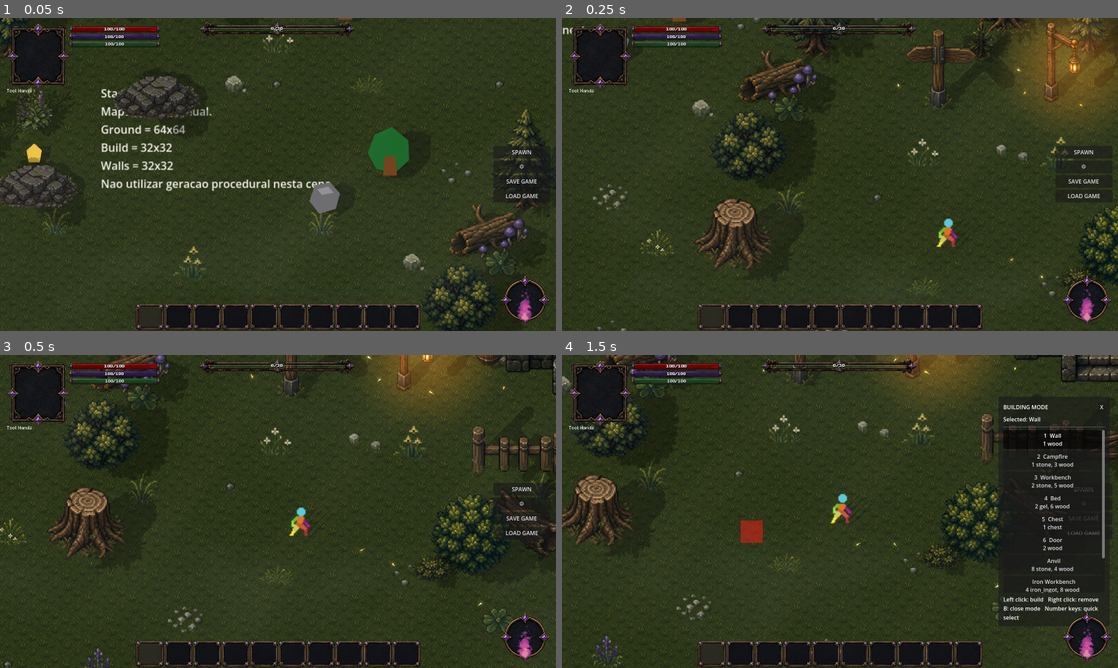
Above: before the commit, frames 1-4 (two rows, left to right).
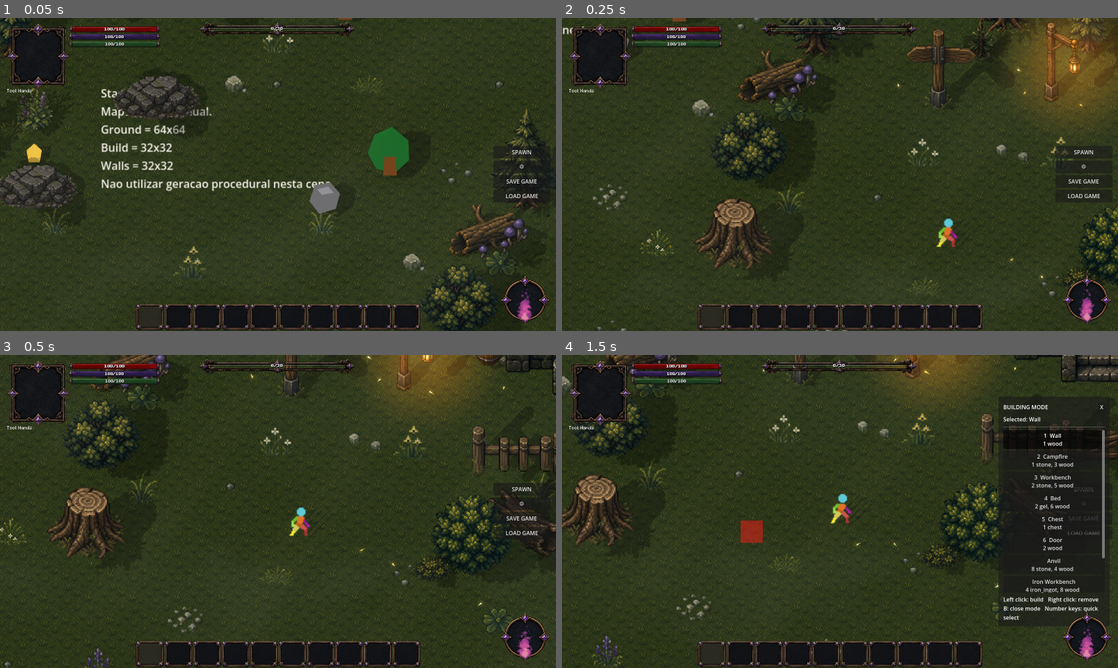
Above: after the commit, the same moments.

Repository: ramonsamagaio/Oathwake-Main
Game: Godot game, scene res://scenes/game/Game.tscn
The game is run twice, just before and just after one commit, with the same random seed, the same clock (stepped at 60 frames per second) and the same inputs. This scene is started directly instead of the project's main scene.
Inputs (mouse positions are in pixels of both pictures, inside the frame that each line leads up to):
- Up to frame 1 (0.05 s): no input
- Up to frame 2 (0.25 s): no input
- Up to frame 3 (0.5 s): no input
- Up to frame 4 (1.5 s): tap Enter at 0.5 s; move the mouse to (962, 495) at 0.52 s; hold D 0.53-1.25 s; tap B at 0.6 s; click (962, 495) at 0.67 s; tap Space at 0.77 s; drag from (728, 527) to (812, 574) at 1.27 s

The runs differ from the first frame. In frame 1, 0.5% of the frame differs, in the area x 0-98%, y 0-99%; in frame 2, 0.3%; in frame 3, 0.3%; in frame 4, 0.2%.

Commit message:
Project the player's active animation frame only

Diff:
--- a/scripts/player/PlayerWorldFeedbackSuite.gd
+++ b/scripts/player/PlayerWorldFeedbackSuite.gd
@@ -121,13 +121,17 @@
 func _apply_player_directional_shadow() -> void:
 	var visual_size := DirectionalShadowRuntime.estimate_target_visual_size(self)
 	var foot_offset := DirectionalShadowRuntime.estimate_target_foot_offset(self)
+	var active_shadow_source: CanvasItem = null
 	if animated_sprite != null and animated_sprite.visible:
 		visual_size = WorldDepthRuntime.get_animated_sprite_visual_size(animated_sprite)
 		foot_offset = WorldDepthRuntime.get_animated_sprite_foot_offset(animated_sprite)
+		# The player can also contain helper Sprite2D nodes backed by complete sprite
+		# sheets. Always project the actual AnimatedSprite2D frame being displayed.
+		active_shadow_source = animated_sprite
 	var config := _content_shadow_config.duplicate(true)
 	if not config.has("enabled"):
 		config["enabled"] = true
-	DirectionalShadowRuntime.apply_to_target(self, config, visual_size, foot_offset)
+	DirectionalShadowRuntime.apply_to_target(self, config, visual_size, foot_offset, active_shadow_source)
 
 
 func _update_world_depth() -> void:
@@ -165,7 +169,6 @@
 		candidates.append(canonical)
 	if candidates.is_empty():
 		return ""
-
 	var valid_bag: Array[String] = []
 	for candidate in _attack_variant_bag:
 		if candidates.has(candidate):
